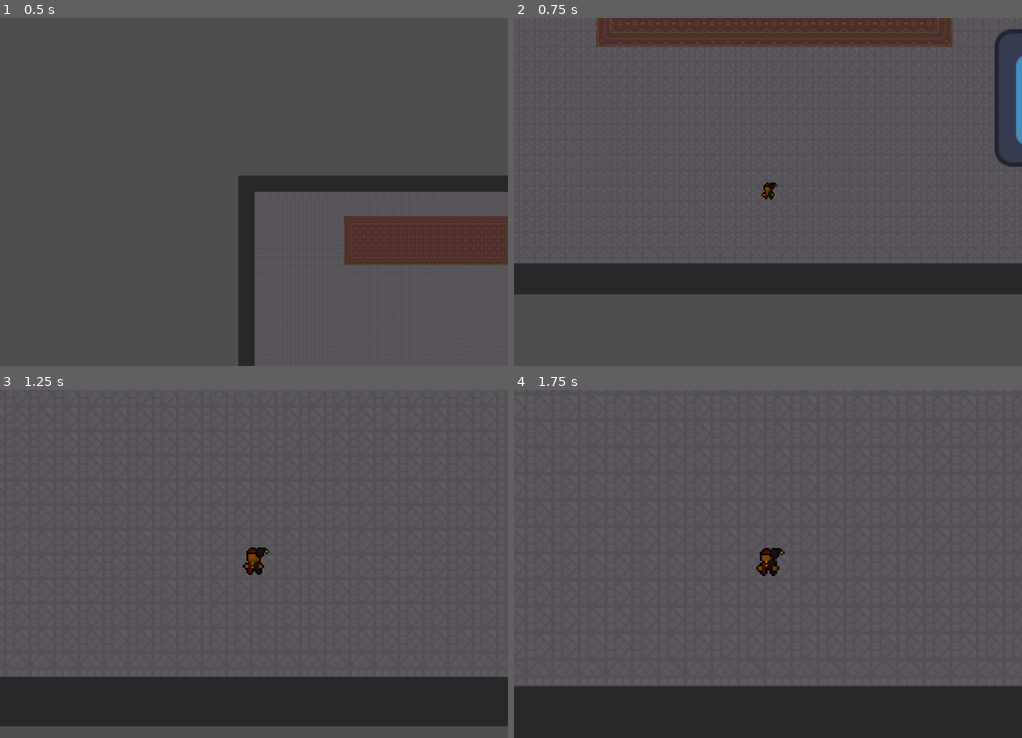
Above: before the commit, frames 1-4 (two rows, left to right).
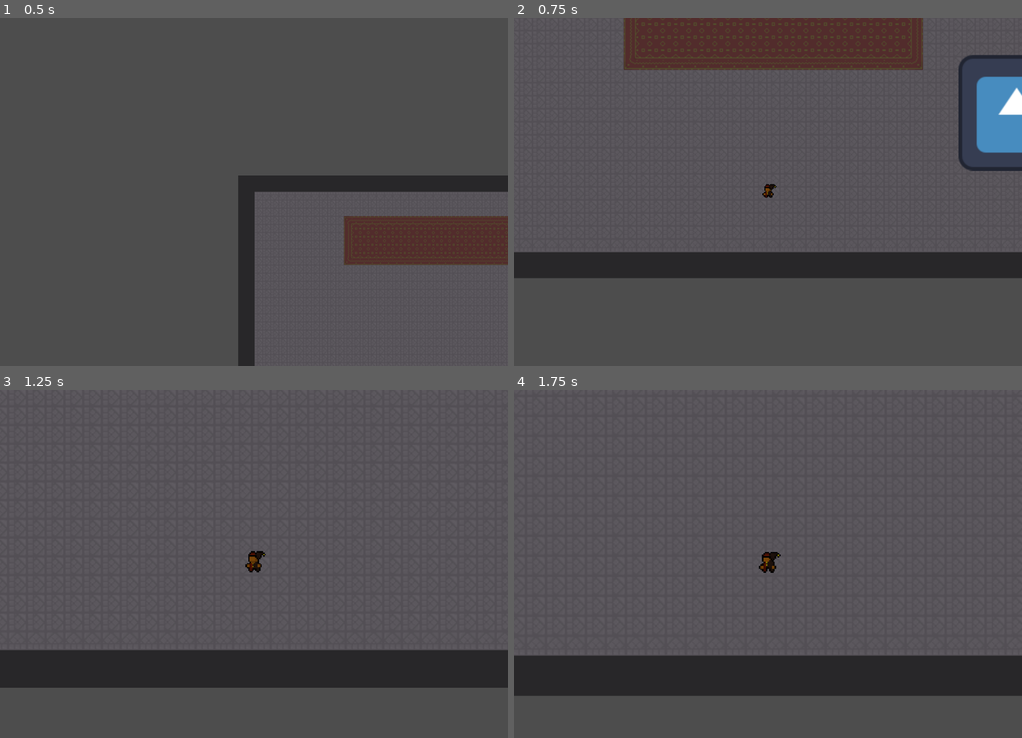
Above: after the commit, the same moments.

Repository: JK-Chapman/project-wizard
Game: Godot game, scene res://Levels/base_scene.tscn
Same seed, same stepped clock (60 frames per second), same inputs: the game is played once before the commit and once after it. The engine's default icon, where the game draws it, is replaced by a stand-in: a white triangle on a blue panel in a dark square. Sound files missing from this copy of the repository are replaced by a short silence.
Inputs:
- Up to frame 1 (0.5 s): no input
- Up to frame 2 (0.75 s): tap Enter (start4) at 0.5, 0.6 s
- Up to frame 3 (1.25 s): no input
- Up to frame 4 (1.75 s): hold Backspace (back4) from 1.28 s (still down); tap Enter (start4) at 1.35 s

Frame 1 is identical in both runs. In frame 2, 17% of the frame differs, in the area x 0-100%, y 0-80%; in frame 3, 19%; in frame 4, 21%, in the area x 0-100%, y 45-100%.

Commit message:
Fix issue where players weren't removed on death

Diff:
--- a/GameObjects/Cameras/LocalCamera.gd
+++ b/GameObjects/Cameras/LocalCamera.gd
@@ -1,13 +1,12 @@
 extends Camera2D
 
+var targets = []
 
-var targets = []
-var margin
-
-@export var move_speed:float = 30
-@export var zoom_speed:float = 3.0
-@export var min_zoom:float = 5.0
-@export var max_zoom:float = 0.5
+@export var move_speed: float = 30.0
+@export var zoom_speed: float = 3.0
+@export var min_zoom: float = 0.4   # most zoomed out (smaller = wider view)
+@export var max_zoom: float = 1.5   # most zoomed in
+@export var padding: float = 100.0  # world-space clearance around outermost players
 
 @onready var screen_size = DisplayServer.window_get_size()
 
@@ -24,29 +23,26 @@
 
 func _process(delta):
 	screen_size = DisplayServer.window_get_size()
-	margin = Vector2(screen_size.x * .05, screen_size.y * .1)
+
+	targets = targets.filter(func(t): return is_instance_valid(t))
 
 	if !targets:
 		return
 
-	# Keep the camera centered among all targets
-	var p = Vector2.ZERO
+	# Center on the midpoint of all targets
+	var bounds = Rect2(targets[0].position, Vector2.ZERO)
 	for target in targets:
-		p += target.position
-	p /= targets.size()
-	position = lerp(position, p, move_speed * delta)
+		bounds = bounds.expand(target.position)
 
-	# Find the zoom that will contain all targets
-	var r = Rect2(position, Vector2.ONE)
-	for target in targets:
-		r = r.expand(target.position)
-	r = r.grow_individual(margin.x, margin.y, margin.x, margin.y)
-	var z
-	if r.size.x > r.size.y * screen_size.aspect():
-		z = 1 / clamp(r.size.x / screen_size.x, max_zoom, min_zoom)
-	else:
-		z = 1 / clamp(r.size.y / screen_size.y, max_zoom, min_zoom)
-	zoom = lerp(zoom, Vector2.ONE * z, zoom_speed * delta)
+	position = lerp(position, bounds.get_center(), move_speed * delta)
+
+	# Zoom to fit all targets with padding
+	bounds = bounds.grow(padding)
+	var target_zoom = clamp(
+		minf(screen_size.x / bounds.size.x, screen_size.y / bounds.size.y),
+		min_zoom, max_zoom
+	)
+	zoom = lerp(zoom, Vector2.ONE * target_zoom, zoom_speed * delta)
 
 	# For debug
-	#get_parent().draw_cam_rect(r)
+	#get_parent().draw_cam_rect(bounds)
--- a/GameObjects/Enemies/TrackingMissile.gd
+++ b/GameObjects/Enemies/TrackingMissile.gd
@@ -19,6 +19,7 @@
 var drag = 0.12
 var bouncing = false  # true while the missile should bounce off walls instead of explode
 var dead = false
+var has_target = false
 
 func init():
 	missile_stage = randi_range(0, 4);
@@ -33,9 +34,14 @@
 func _physics_process(delta):
 	var direction = transform.x
 
-	if is_instance_valid(target):
+	if is_instance_valid(target) and target.player_state != Player.PlayerState.DEAD:
+		has_target = true
 		direction = global_position.direction_to(target.global_position)
-	elif $TrackingTimer.is_stopped(): # our target is gone, pick a new one
+	elif has_target:
+		# Target was removed from the scene — retarget immediately
+		has_target = false
+		set_random_target()
+	elif $TrackingTimer.is_stopped():
 		set_random_target()
 
 	var desired_velocity = direction * speed_stages[missile_stage]
@@ -88,6 +94,7 @@
 
 func deflect(direction: Vector2):
 	target = null
+	has_target = false
 	$MissileDeflected.play()
 
 	var dir: Vector2 = direction.normalized()
@@ -126,7 +133,7 @@
 		target = null
 	else: # otherwise set a new target based on a random player index
 		target_vars = p_array_copy.pick_random()
-		target = get_parent().get_node("Player" + str(target_vars.index))
+		target = get_parent().get_node_or_null("Player" + str(target_vars.index))
 
 
 func _on_tracking_timer_timeout():
--- a/GameObjects/Player/Player.gd
+++ b/GameObjects/Player/Player.gd
@@ -129,6 +129,11 @@
 	spell_anim_player.play("inactive")
 	$PlayerHitbox.disabled = true
 	GameManager.SetPlayerIsDead(self.index, true)
+	if $PlayerSprite/AnimationPlayer.is_playing():
+		await $PlayerSprite/AnimationPlayer.animation_finished
+	if $DeathSound.playing:
+		await $DeathSound.finished
+	queue_free()
 	#GameManager.player_array[GameManager.player_array.find(func(p): return p.index == self.index)].player_dead = true
 
 func reset_player():
--- a/Levels/base_scene.tscn
+++ b/Levels/base_scene.tscn
@@ -102,7 +102,7 @@
 tile_set = SubResource("TileSet_pof2s")
 
 [node name="ZoomCam" parent="." unique_id=1770658077 instance=ExtResource("3_ci4fa")]
-max_zoom = 0.3
+max_zoom = 2.5
 
 [node name="SpawnZone" type="Area2D" parent="." unique_id=1599697280]
 
Not shown, changed: Levels/FFADefault.tscn
